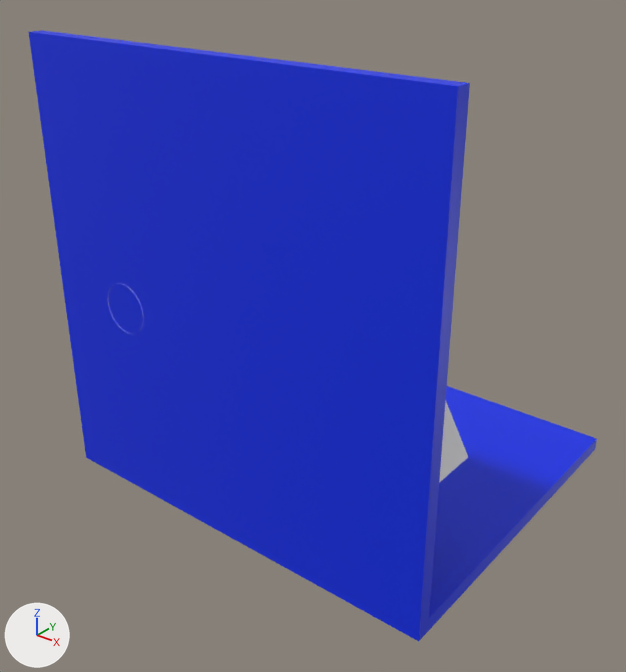
The COLLADA model cube.dae: old version first, new version second.
Before and after are seen from a 50 mm camera at (9.24, -9.32, 5.91) aimed at (-0.12, 2.39, -1.35). Lighting does not change. The marker at lower left points along +X, +Y and +Z. Where no turn or scale is listed for an object, it has been applied to the vertices.

The older version as bpy lines, for what is in view:
```python
me_plane = bpy.data.meshes.new('Plane')
me_plane.from_pydata(...)  # 341 vertices, 606 faces; spans x -4.14..4.14, y -0.28..6.75, z -4.41..4.14
# faces by material slot: [106, 500]
me_plane.materials.append(mat_material_001)  # white #e7e7e7
me_plane.materials.append(mat_material_002)  # blue #002ce7
ob_plane = bpy.data.objects.new('Plane', me_plane)
ob_plane.location = (0.0, 0.0, 0.0)
```
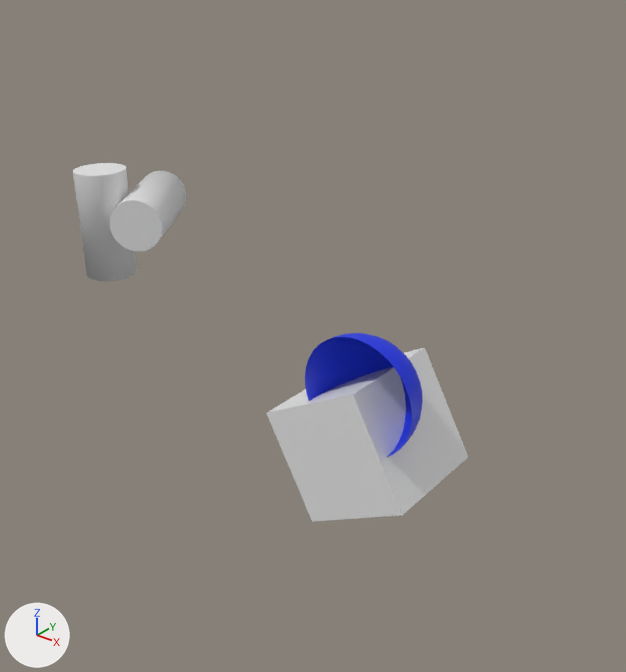
Where the newer file only moved an object's origin or applied its transform, the numbers keep the older frame.

What changed in the scene script:
```text
Change me_plane:
    used by ob_plane; location = (0.0, 0.0, 0.0)
    remove me_plane.from_pydata(...)  # 341 vertices, 606 faces; spans x -4.14..4.14, y -0.28..6.75, z -4.41..4.14
    add me_plane.from_pydata(...)  # 393 vertices, 740 faces; spans x -4.02..3.65, y -0.16..2.19, z -3.22..1.75
    me_plane part 1: a new loose piece of 64 vertices spanning x -3.98..-2.08, y 0.0..2.19, z 0.44..1.4, in mat_material_001 (white #e7e7e7)
    me_plane part 2: a new loose piece of 64 vertices spanning x -4.02..-3.02, y -0.05..0.91, z -0.28..1.75, in mat_material_001 (white #e7e7e7)
    me_plane part 3: the loose piece of 64 vertices spanning x -2.79..-1.84, y -0.28..1.73, z -0.94..0.02 is deleted
    me_plane part 4
    12 vertices are removed from x -4.14..4.14, y -0.27..6.75, z -4.41..4.14
    20 faces are deleted
```

What differs and where, as boxes [x1, y1, x2, y2] in the pictures (626 x 672 px):
'Plane', reshaped (30% narrower, 41% shorter)
    before: [29, 30, 597, 641]
    after: [73, 163, 468, 522]
part 1 of me_plane, added
    after: [109, 171, 186, 251]
part 2 of me_plane, added
    after: [73, 163, 137, 281]
part 3 of me_plane, deleted
    before: [108, 283, 143, 334]
part 4 of me_plane, deleted
    before: [29, 30, 597, 641]
